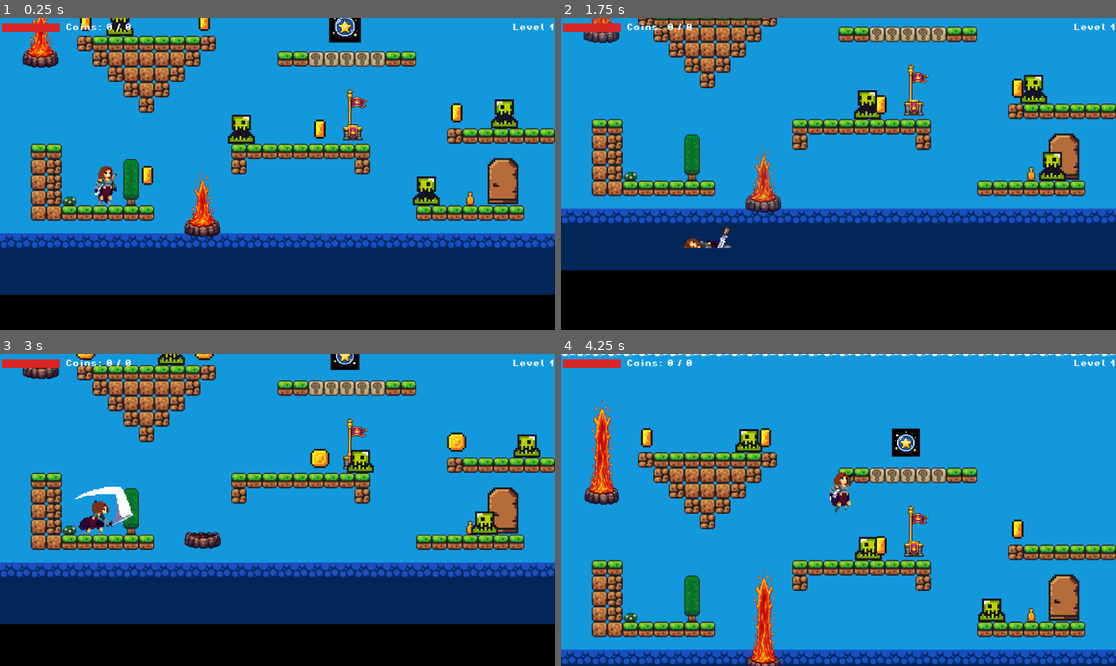
Above: before the commit, frames 1-4 (two rows, left to right).
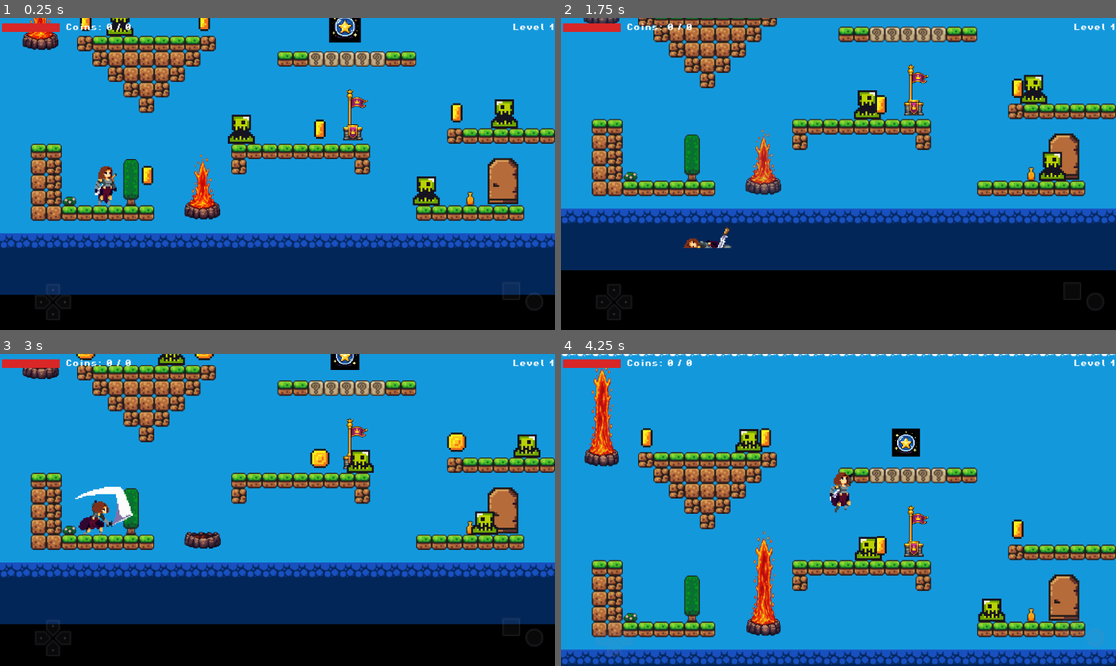
Above: after the commit, the same moments.

Repository: RazorRyan/PrincessCoinQuest
Game: Godot game, scene res://scenes/levels/forest_levels/Level03.tscn
Two runs of this game, one before a commit and one after it. Both use one fixed random seed, a clock stepped at 60 frames per second and the inputs below. This scene is started directly instead of the project's main scene. Sound files missing from this copy of the repository are replaced by a short silence.
Inputs (mouse positions are in pixels of both pictures, inside the frame that each line leads up to):
- Up to frame 1 (0.25 s): no input
- Up to frame 2 (1.75 s): tap Enter at 0.5 s; move the mouse to (960, 158) at 0.52 s; hold D (move_right) from 0.53 s (still down); tap J (attack) at 0.6, 1.55 s; click (960, 158) at 0.67 s; tap Space (jump) at 0.77, 0.8, 1.07, 1.35, 1.52 s; move the mouse to (727, 189) at 1.27 s; click (727, 189) at 1.42 s
- Up to frame 3 (3 s): tap Space (jump) at 1.82, 2.3 s; move the mouse to (333, 441) at 2.02 s; release D (move_right) at 2.03 s; hold A (move_left) 2.03-2.78 s; tap J (attack) at 2.1, 2.85 s; click (333, 441) at 2.17 s; move the mouse to (249, 572) at 2.77 s; hold D (move_right) from 2.78 s (still down); click (249, 572) at 2.92 s
- Up to frame 4 (4.25 s): keep holding D (move_right); tap Space (jump) at 3.02, 3.32, 3.6, 3.77, 4.07 s; move the mouse to (1005, 556) at 3.52 s; click (1005, 556) at 3.67 s

The runs differ from the first frame. In frame 1, 1.7% of the frame differs, in the area x 4-98%, y 0-97%; in frame 2, 1.3%; in frame 3, less than 0.1%; in frame 4, 3.0%, in the area x 4-94%, y 4-100%.
Error in both runs: Invalid assignment of property or key 'text' with value of type 'String' on a base object of type 'null instance'. (res://scripts/ui/Hud.gd:22)

Commit message:
Added mobile touch controls

Diff:
--- a/src/project.godot
+++ b/src/project.godot
@@ -50,11 +50,15 @@
 attack={
 "deadzone": 0.2,
 "events": [Object(InputEventKey,"resource_local_to_scene":false,"resource_name":"","device":-1,"window_id":0,"alt_press …(192 unchanged characters)…
-, Object(InputEventMouseButton,"resource_local_to_scene":fal …(106 unchanged characters)… alse,"meta_pressed":false,"button_mask":1,"position":Vector2(87, 13),"global_position":Vector2(96, 61),"factor":1.0,"button_index":1,"canceled":false,"pressed":true,"double_click":false,"script":null)
+, Object(InputEventMouseButton,"resource_local_to_scene":fal …(106 unchanged characters)… alse,"meta_pressed":false,"button_mask":0,"position":Vector2(0, 0),"global_position":Vector2(0, 0),"factor":1.0,"button_index":2,"canceled":false,"pressed":false,"double_click":false,"script":null)
 , Object(InputEventKey,"resource_local_to_scene":false,"resource_name":"","device":-1,"window_id":0,"alt_pressed":false …(186 unchanged characters)…
 , Object(InputEventKey,"resource_local_to_scene":false,"resource_name":"","device":-1,"window_id":0,"alt_pressed":false …(186 unchanged characters)…
 ]
 }
+
+[input_devices]
+
+pointing/emulate_touch_from_mouse=true
 
 [physics]
 
@@ -64,4 +68,5 @@
 
 rendering_device/driver.windows="d3d12"
 renderer/rendering_method="mobile"
+textures/vram_compression/import_etc2_astc=true
 environment/defaults/default_clear_color=Color(0, 0, 0, 1)
--- a/src/scenes/levels/forest_levels/Level01.tscn
+++ b/src/scenes/levels/forest_levels/Level01.tscn
@@ -8,6 +8,7 @@
 [ext_resource type="PackedScene" uid="uid://b8qlkk50hjyws" path="res://scenes/levels/ExitDoor.tscn" id="6_qratm"]
 [ext_resource type="PackedScene" uid="uid://ca8mfs7jn5b7o" path="res://scenes/ui/HUD.tscn" id="7_wapmv"]
 [ext_resource type="PackedScene" uid="uid://b6upob1enveel" path="res://scenes/player/Player.tscn" id="8_sm5eu"]
+[ext_resource type="PackedScene" uid="uid://mobile001tscn" path="res://scenes/ui/MobileControls.tscn" id="9_mobctrl"]
 
 [sub_resource type="TileSetAtlasSource" id="TileSetAtlasSource_n4om3"]
 texture = ExtResource("3_n721c")
@@ -247,3 +248,5 @@
 limit_bottom = 512
 position_smoothing_enabled = true
 position_smoothing_speed = 8.0
+
+[node name="MobileControls" parent="." unique_id=1900000001 instance=ExtResource("9_mobctrl")]
--- a/src/scenes/levels/forest_levels/Level02.tscn
+++ b/src/scenes/levels/forest_levels/Level02.tscn
@@ -8,6 +8,7 @@
 [ext_resource type="PackedScene" uid="uid://b8qlkk50hjyws" path="res://scenes/levels/ExitDoor.tscn" id="6_18j2o"]
 [ext_resource type="PackedScene" uid="uid://ca8mfs7jn5b7o" path="res://scenes/ui/HUD.tscn" id="7_8hrjg"]
 [ext_resource type="PackedScene" uid="uid://b6upob1enveel" path="res://scenes/player/Player.tscn" id="8_72rcw"]
+[ext_resource type="PackedScene" uid="uid://mobile001tscn" path="res://scenes/ui/MobileControls.tscn" id="9_mobctrl"]
 
 [sub_resource type="TileSetAtlasSource" id="TileSetAtlasSource_n4om3"]
 texture = ExtResource("3_dpu76")
@@ -256,3 +257,5 @@
 limit_bottom = 512
 position_smoothing_enabled = true
 position_smoothing_speed = 8.0
+
+[node name="MobileControls" parent="." unique_id=1900000001 instance=ExtResource("9_mobctrl")]
--- a/src/scenes/levels/forest_levels/Level03.tscn
+++ b/src/scenes/levels/forest_levels/Level03.tscn
@@ -11,6 +11,7 @@
 [ext_resource type="PackedScene" uid="uid://b6upob1enveel" path="res://scenes/player/Player.tscn" id="8_thxdf"]
 [ext_resource type="PackedScene" uid="uid://xxh7ctnw1kf2" path="res://scenes/hazards/LavaHazard.tscn" id="9_lava"]
 [ext_resource type="PackedScene" uid="uid://cm4yabvhfrk2p" path="res://scenes/checkpoints/Checkpoint.tscn" id="10_chk"]
+[ext_resource type="PackedScene" path="res://scenes/ui/MobileControls.tscn" id="11_mobctrl"]
 
 [sub_resource type="TileSetAtlasSource" id="TileSetAtlasSource_n4om3"]
 texture = ExtResource("3_7bw4n")
@@ -281,3 +282,5 @@
 [node name="Checkpoint" parent="Checkpoints" unique_id=1914661577 instance=ExtResource("10_chk")]
 position = Vector2(368, 263)
 scale = Vector2(0.04, 0.04)
+
+[node name="MobileControls" parent="." unique_id=1900000001 instance=ExtResource("11_mobctrl")]
--- /dev/null
+++ b/src/scenes/ui/MobileControls.tscn
@@ -0,0 +1,48 @@
+[gd_scene format=4 uid="uid://22vs8aac752d"]
+
+[ext_resource type="Script" uid="uid://mobile001ctrl" path="res://scripts/ui/MobileControls.gd" id="1_script"]
+[ext_resource type="Texture2D" uid="uid://bi8xh723pdcpj" path="res://assets/controls/dpad_separate.png" id="2_dpad"]
+[ext_resource type="Texture2D" uid="uid://dlcivwte30mvc" path="res://assets/controls/button_circle.png" id="3_circle"]
+[ext_resource type="Texture2D" uid="uid://c81u2rbcdb8od" path="res://assets/controls/button_square.png" id="4_square"]
+
+[sub_resource type="RectangleShape2D" id="RectShape_left"]
+size = Vector2(38, 77)
+
+[sub_resource type="RectangleShape2D" id="RectShape_right"]
+size = Vector2(38, 77)
+
+[node name="MobileControls" type="CanvasLayer"]
+script = ExtResource("1_script")
+layer = 10
+
+[node name="DpadSprite" type="Sprite2D" parent="."]
+modulate = Color(1, 1, 1, 0.7)
+position = Vector2(110, 590)
+scale = Vector2(0.594, 0.6)
+texture = ExtResource("2_dpad")
+
+[node name="BtnLeft" type="TouchScreenButton" parent="."]
+position = Vector2(91, 590)
+action = "move_left"
+shape = SubResource("RectShape_left")
+shape_visible = false
+
+[node name="BtnRight" type="TouchScreenButton" parent="."]
+position = Vector2(129, 590)
+action = "move_right"
+shape = SubResource("RectShape_right")
+shape_visible = false
+
+[node name="BtnAttack" type="TouchScreenButton" parent="."]
+modulate = Color(1, 1, 1, 0.7)
+position = Vector2(1042, 548)
+scale = Vector2(0.6, 0.6)
+texture_normal = ExtResource("4_square")
+action = "attack"
+
+[node name="BtnJump" type="TouchScreenButton" parent="."]
+modulate = Color(1, 1, 1, 0.7)
+position = Vector2(1090, 570)
+scale = Vector2(0.6, 0.6)
+texture_normal = ExtResource("3_circle")
+action = "jump"
--- a/src/scripts/hazards/LavaHazard.gd
+++ b/src/scripts/hazards/LavaHazard.gd
@@ -15,6 +15,22 @@
 	body_entered.connect(_on_body_entered)
 	body_exited.connect(_on_body_exited)
 	_play_lava_animation()
+	_sprite.frame_changed.connect(_pin_bottom)
+
+func _pin_bottom() -> void:
+	# Keep the base of the lava locked at the same y regardless of frame height.
+	# Frame 0 is the shortest — taller frames extend upward from the same base.
+	var frames := _sprite.sprite_frames
+	if frames == null:
+		return
+	var anim := _sprite.animation
+	var base_tex := frames.get_frame_texture(anim, 0)
+	var cur_tex := frames.get_frame_texture(anim, _sprite.frame)
+	if base_tex == null or cur_tex == null:
+		return
+	var base_h := float(base_tex.get_height())
+	var cur_h := float(cur_tex.get_height())
+	_sprite.offset.y = (base_h - cur_h) / 2.0
 
 func _play_lava_animation() -> void:
 	if _sprite.sprite_frames == null:
--- /dev/null
+++ b/src/scripts/ui/MobileControls.gd
@@ -0,0 +1,7 @@
+extends CanvasLayer
+
+# Mobile touch controls overlay.
+# TouchScreenButton child nodes automatically fire Input actions,
+# so keyboard controls continue to work alongside touch input.
+# No additional scripting is required — layout and action bindings
+# are configured entirely in MobileControls.tscn.
Binary file added: src/assets/backgrounds/button_circle.png
Not shown, added: src/assets/backgrounds/button_circle.png.import
Binary file added: src/assets/controls/button_circle.png
Not shown, added: src/assets/controls/button_circle.png.import
Binary file added: src/assets/controls/button_square.png
Not shown, added: src/assets/controls/button_square.png.import
Binary file added: src/assets/controls/dpad_separate.png
Not shown, added: src/assets/controls/dpad_separate.png.import
Binary file added: src/assets/tilesets/Lava_2_1.png
Not shown, added: src/assets/tilesets/Lava_2_1.png.import
Not shown, added: src/export_presets.cfg
Not shown, added: src/scripts/ui/MobileControls.gd.uid
(and 1 more such lines)
